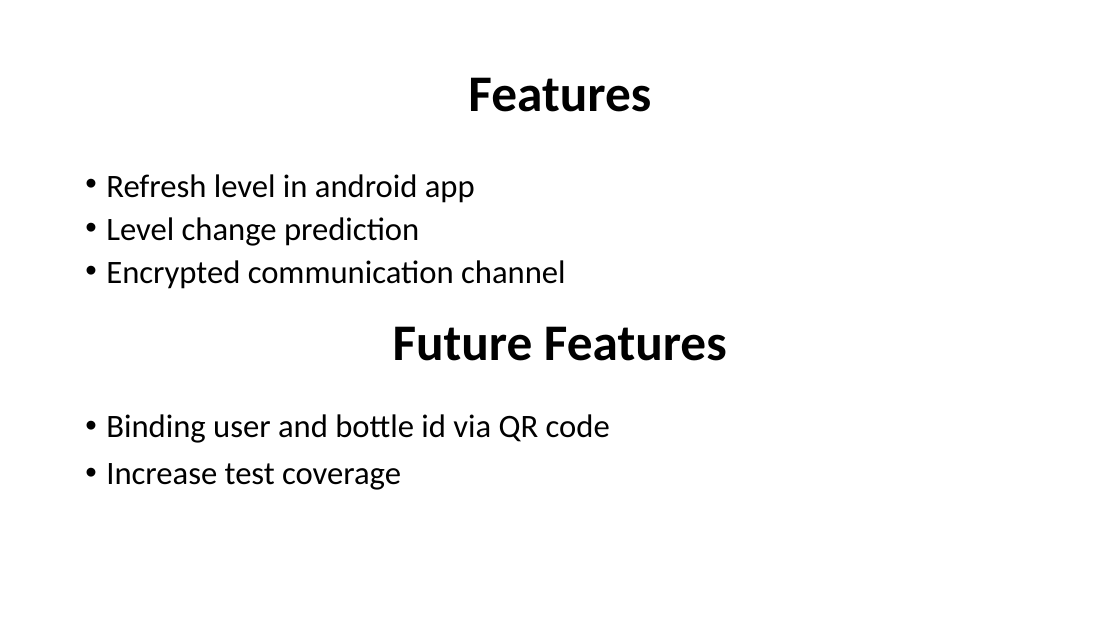
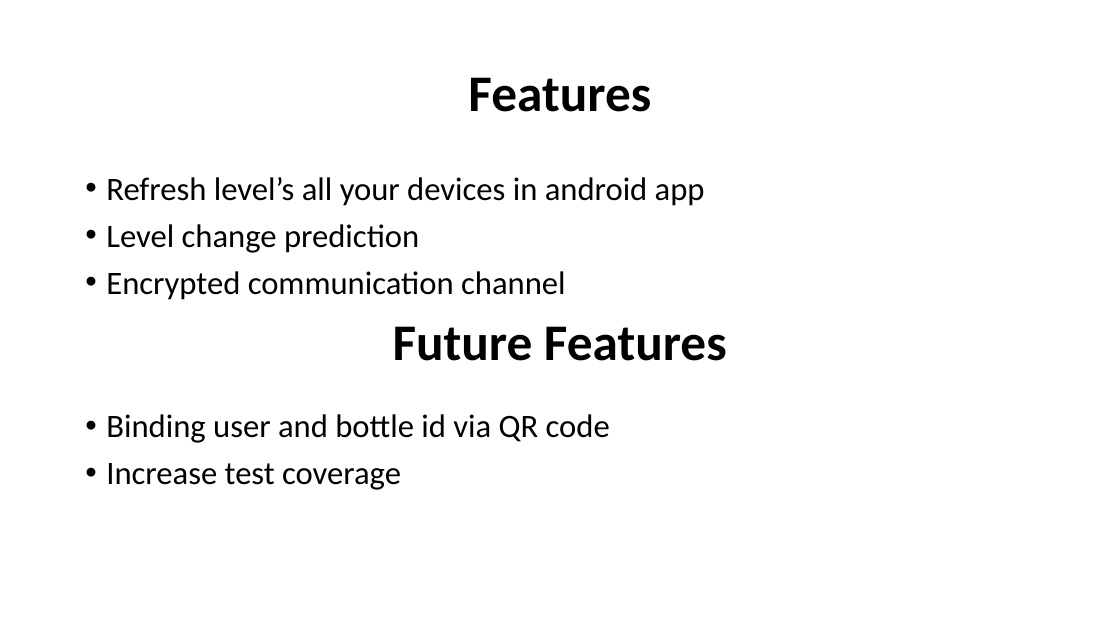
Before and after one commit to team37s1/e-advertisement, a slide deck: slide 6 of PredictionFeature/smart_reservoir(v0.5).pptx (slide 7 before the commit). Drawn at 1120x630 pixels with LibreOffice and Linux fonts; fonts in the diff are those of the drawing. Boxes give left, top, right and bottom in pixels: in the first picture for what was removed or moved away, otherwise in the second. Text is boxed around its words. In the diff, an @@ line names an element or a change of style, - is before the commit and + after.

Commit message:
[^] Some design fix

```diff
--- a/PredictionFeature/smart_reservoir(v0.5).pptx
+++ b/PredictionFeature/smart_reservoir(v0.5).pptx
@@ text at bbox=[106, 177, 705, 206]: text changed @@
-• Refresh level in android app
+• Refresh level’s all your devices in android app
@@ text at bbox=[106, 224, 566, 300]: line spacing 0.8 to 0.9 @@
```
Also in this commit, not shown: 9 other slides changed, 1 slide added, 2 slides removed.
